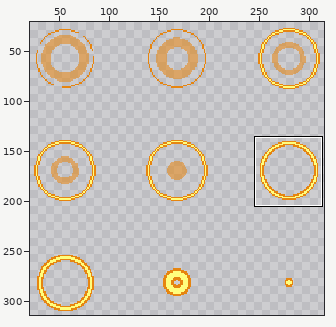
One commit to this sprite sheet: Assets/Sprites/PrototypeSprites/RulletSprites/Pixel_Sprites/skillEffects/skillEffectAsset_edited/PixelEffect_Buff/Buff_Effect_03_2.png. Above: a wide view before the commit, with the close-up outlined.
Close-up. The starting point:
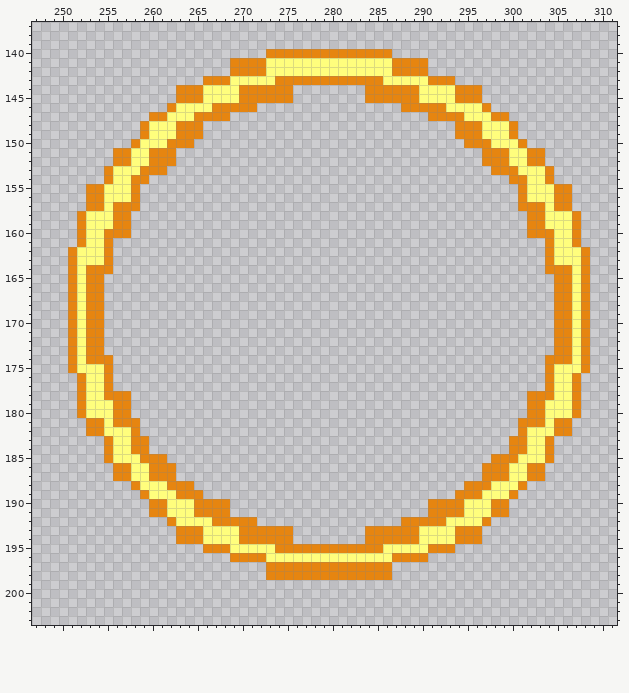
The file is 336x336 pixels. Shown: x 247..311, y 137..203. The wide view leaves out empty margins. The commit also changed other parts of the picture, which this record leaves out.
After:
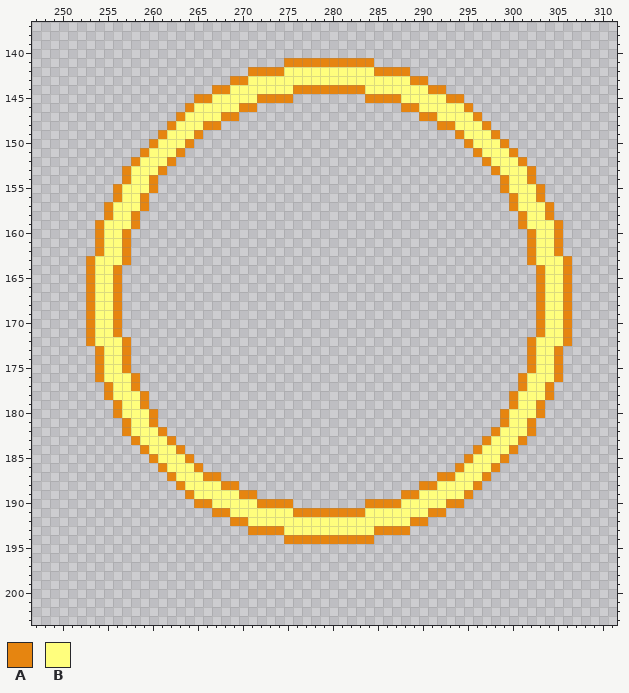
Palette (. is transparent): A #e68510  B #fffe7d
The edit:
y 140: x 273..286 AAAAAAAAAAAAAA -> ..............
y 141: x 269..290 AAAABBBBBBBBBBBBBBAAAA -> ......AAAAAAAAAA......
y 142: x 269..270 AA -> ..; x 273..274 BB -> AA; x 285..286 BB -> AA; x 289..290 AA -> ..
y 143: x 266..270 AAABB -> ...AA; x 274..285 AAAAAAAAAAAA -> BBBBBBBBBBBB; x 289..293 BBAAA -> AA...
y 144: x 263..268 AAABBB -> ....AA; x 270..289 AAAAAA........AAAAAA -> BBBBBBAAAAAAAABBBBBB; x 291..296 BBBAAA -> AA....
y 145: x 263..264 AA -> ..; x 266 B -> A; x 270..271 AA -> BB; x 288..289 AA -> BB; x 293 B -> A; x 295..296 AA -> ..
y 146: x 262..264 ABB -> ..A; x 267..269 AAA -> BBB; x 290..292 AAA -> BBB; x 295..297 BBA -> A..
y 147: x 260..263 AABB -> ...A; x 265..267 AAA -> BBB; x 269 . -> A; x 290 . -> A; x 292..294 AAA -> BBB; x 296..299 BBAA -> A...
y 148: x 259..267 ABBBAAA.. -> ...ABBBAA; x 292..300 ..AAABBBA -> AABBBA...
y 149: x 259..261 ABB -> ..A; x 263..264 AA -> BB; x 295..296 AA -> BB; x 298..300 BBA -> A..
y 150: x 258..260 ABB -> ..A; x 262..263 AA -> BB; x 296..297 AA -> BB; x 299..301 BBA -> A..
y 151: x 256..263 AABBAAA. -> ...ABBBA; x 296..303 .AAABBAA -> ABBBA...
y 152: x 256..258 AAB -> ..A; x 260..261 AA -> BB; x 298..299 AA -> BB; x 301..303 BAA -> A..
y 153: x 255..257 ABB -> ..A; x 259..260 AA -> BB; x 299..300 AA -> BB; x 302..304 BBA -> A..
y 154: x 255..260 ABBAA. -> ..ABBA; x 299..304 .AABBA -> ABBA..
y 155: x 253..256 AABB -> ...A; x 258..260 A.. -> BBA; x 299..301 ..A -> ABB; x 303..306 BBAA -> A...
y 156: x 253..256 AABB -> ...A; x 258..259 A. -> BA; x 300..301 .A -> AB; x 303..306 BBAA -> A...
y 157: x 253..259 AABAAA. -> ..ABBBA; x 300..306 .AAABAA -> ABBBA..
y 158: x 252..258 ABBBAA. -> ...ABBA; x 301..307 .AABBBA -> ABBA...
y 159: x 252..254 ABB -> ..A; x 256..258 AA. -> BBA; x 301..303 .AA -> ABB; x 305..307 BBA -> A..
y 160: x 252..256 ABBAA -> ..ABB; x 303..307 AABBA -> BBA..
y 161: x 252..257 ABBA.. -> ..ABBA; x 302..307 ..ABBA -> ABBA..
y 162: x 251..257 ABBBA.. -> ...ABBA; x 302..308 ..ABBBA -> ABBA...
y 163: x 251..253 ABB -> ..A; x 255..257 A.. -> BBA; x 302..304 ..A -> ABB; x 306..308 BBA -> A..
y 164: x 251..252 AB -> ..; x 254..256 AA. -> BBA; x 303..305 .AA -> ABB; x 307..308 BA -> ..
y 165..171: x 251..252 AB -> ..; x 254..256 A.. -> BBA; x 303..305 ..A -> ABB; x 307..308 BA -> ..
y 172: x 251..252 AB -> ..; x 254..257 A... -> BBBA; x 302..305 ...A -> ABBB; x 307..308 BA -> ..
y 173: x 251..253 ABA -> ...; x 255..257 ... -> BBA; x 302..304 ... -> ABB; x 306..308 ABA -> ...
y 174: x 251..253 ABA -> ...; x 255..257 A.. -> BBA; x 302..304 ..A -> ABB; x 306..308 ABA -> ...
y 175: x 251..257 ABBBA.. -> ...ABBA; x 302..308 ..ABBBA -> ABBA...
y 176: x 252..258 ABBA... -> ..ABBBA; x 301..307 ...ABBA -> ABBBA..
y 177: x 252..254 ABB -> ...; x 256..258 ... -> BBA; x 301..303 ... -> ABB; x 305..307 BBA -> ...
y 178: x 252..254 ABB -> ...; x 256..259 AA.. -> BBBA; x 300..303 ..AA -> ABBB; x 305..307 BBA -> ...
y 179: x 252..255 ABBB -> ....; x 257..259 A.. -> BBA; x 300..302 ..A -> ABB; x 304..307 BBBA -> ....
y 180: x 252..255 ABBB -> ....; x 257..260 A... -> BBBA; x 299..302 ...A -> ABBB; x 304..307 BBBA -> ....
y 181: x 253..256 AABA -> ....; x 258..260 A.. -> BBA; x 299..301 ..A -> ABB; x 303..306 ABAA -> ....
y 182: x 253..261 AABBBA... -> ....ABBBA; x 298..306 ...ABBBAA -> ABBBA....
y 183: x 255..257 ABB -> ...; x 259..262 A... -> BBBA; x 297..300 ...A -> ABBB; x 302..304 BBA -> ...
y 184: x 255..258 ABBA -> ....; x 260..263 .... -> BBBA; x 296..299 .... -> ABBB; x 301..304 ABBA -> ....
y 185: x 255..259 ABBBA -> .....; x 261..264 A... -> BBBA; x 295..298 ...A -> ABBB; x 300..304 ABBBA -> .....
y 186: x 256..260 AABBA -> .....; x 262..265 A... -> BBBA; x 294..297 ...A -> ABBB; x 299..303 ABBAA -> .....
y 187: x 256..261 AABBAA -> ......; x 263..267 ..... -> BBBAA; x 292..296 ..... -> AABBB; x 298..303 AABBAA -> ......
y 188: x 258..262 ABBBA -> .....; x 264..269 A..... -> BBBBAA; x 290..295 .....A -> AABBBB; x 297..301 ABBBA -> .....
y 189: x 259..263 ABBBA -> .....; x 265..271 A...... -> BBBBBAA; x 288..294 ......A -> AABBBBB; x 296..300 ABBBA -> .....
y 190: x 260..264 AABBB -> .....; x 267..275 AA....... -> BBBBBAAAA; x 284..292 .......AA -> AAAABBBBB; x 295..299 BBBAA -> .....
y 191: x 260..266 AABBBAA -> .......; x 269..290 ...................... -> BBBBBBBAAAAAAAABBBBBBB; x 293..299 AABBBAA -> .......
y 192: x 262..268 ABBBBAA -> .......; x 271..288 A................A -> BBBBBBBBBBBBBBBBBB; x 291..297 AABBBBA -> .......
y 193: x 263..270 AAABBBBA -> ........; x 275..284 A........A -> BBBBBBBBBB; x 289..296 ABBBBAAA -> ........
y 194: x 263..274 AAABBBBAAAAA -> ............; x 276..283 ........ -> AAAAAAAA; x 285..296 AAAAABBBBAAA -> ............
y 195: x 266..293 AAABBBBBAAAAAAAAAAAABBBBBAAA -> ............................
y 196: x 269..290 AAAABBBBBBBBBBBBBBAAAA -> ......................
y 197..198: x 273..286 AAAAAAAAAAAAAA -> ..............
Pixel boxes of the changes (left, top, right, bottom) in both close-ups:
changed: (68, 49, 590, 580)
